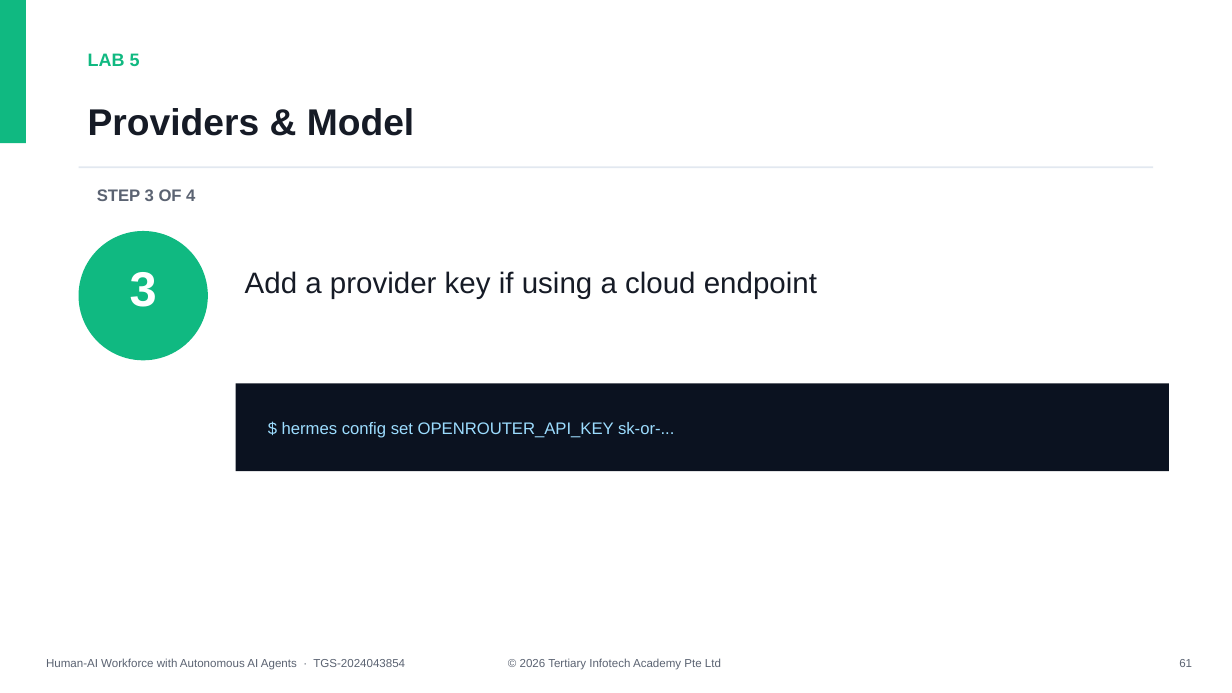
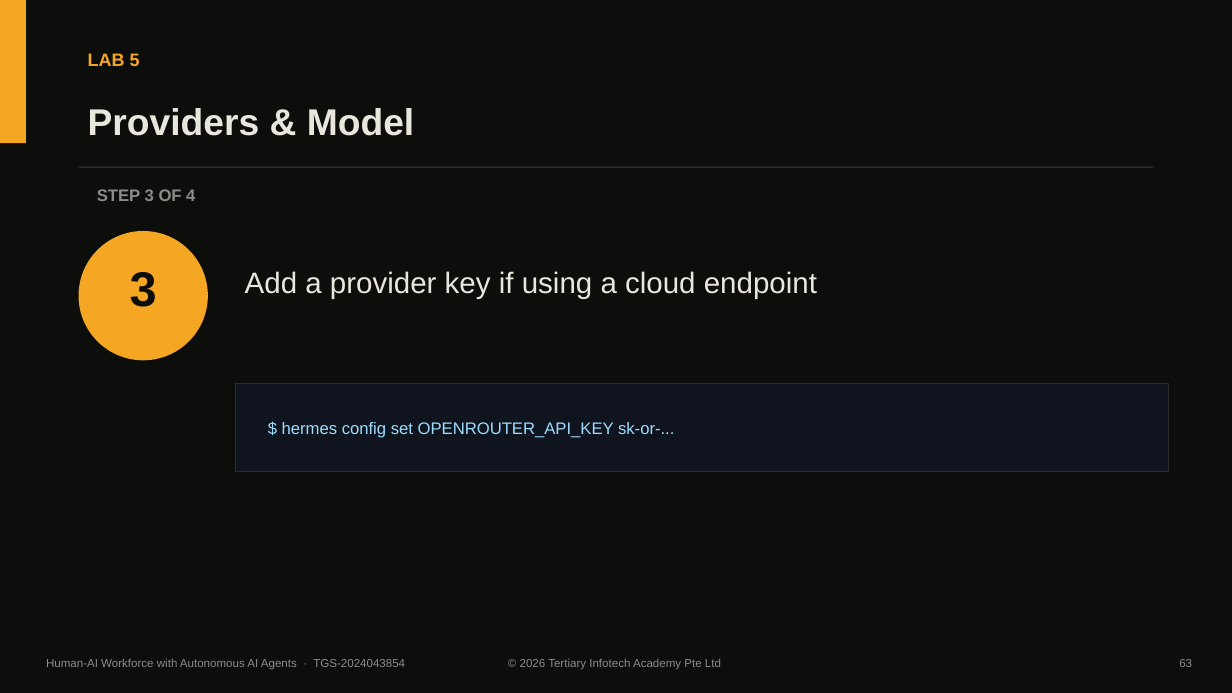
Before and after one commit to tertiarycourses/TGS-2024043854-Build-a-Human-AI-Workforce-with-Autonomous-AI-Agents, a slide deck: slide 64 of courseware/Human-AI Workforce with Autonomous AI Agents-v1.3.pptx (slide 62 before the commit). Drawn at 1232x693 pixels with LibreOffice and Linux fonts; fonts in the diff are those of the drawing. Boxes give left, top, right and bottom in pixels: in the first picture for what was removed or moved away, otherwise in the second. Text is boxed around its words. In the diff, an @@ line names an element or a change of style, - is before the commit and + after.

```diff
--- a/courseware/Human-AI Workforce with Autonomous AI Agents-v1.3.pptx
+++ b/courseware/Human-AI Workforce with Autonomous AI Agents-v1.3.pptx
@@ rectangle at box(0, 0, 26, 143): fill #10B981 to #F5A623 @@
@@ rectangle added at box(0, 0, 1232, 693), fill #0D0E0B @@
@@ text "LAB 5" at box(88, 53, 140, 66): text colour #10B981 to #F5A623 @@
@@ text "Providers & Model" at box(88, 108, 414, 136): text colour #161B26 to #E8E6DD @@
@@ rectangle at box(79, 166, 1153, 168): fill #E2E8F0 to #2A2C28 @@
@@ ellipse at box(79, 231, 208, 360): fill #10B981 to #F5A623 @@
@@ text "Add a provider key if ..." at box(245, 271, 817, 299): text colour #161B26 to #E8E6DD @@
@@ text "3" at box(130, 272, 157, 307): text colour #FFFFFF to #0D0E0B @@
@@ rectangle at box(236, 384, 1169, 471): fill #0B1220 to #10141E; outline none to #2A2C28 1 pt @@
@@ text colour #5B6372 to #8A8D86 in 3 elements at box(97, 189, 195, 201), box(46, 658, 405, 670), box(520, 658, 721, 670) @@
@@ text at box(1179, 659, 1192, 667): text changed; text colour #5B6372 to #8A8D86 @@
-61
+63
```
Also in this commit, not shown: 255 other slides changed, 2 slides added, 9 other files.
